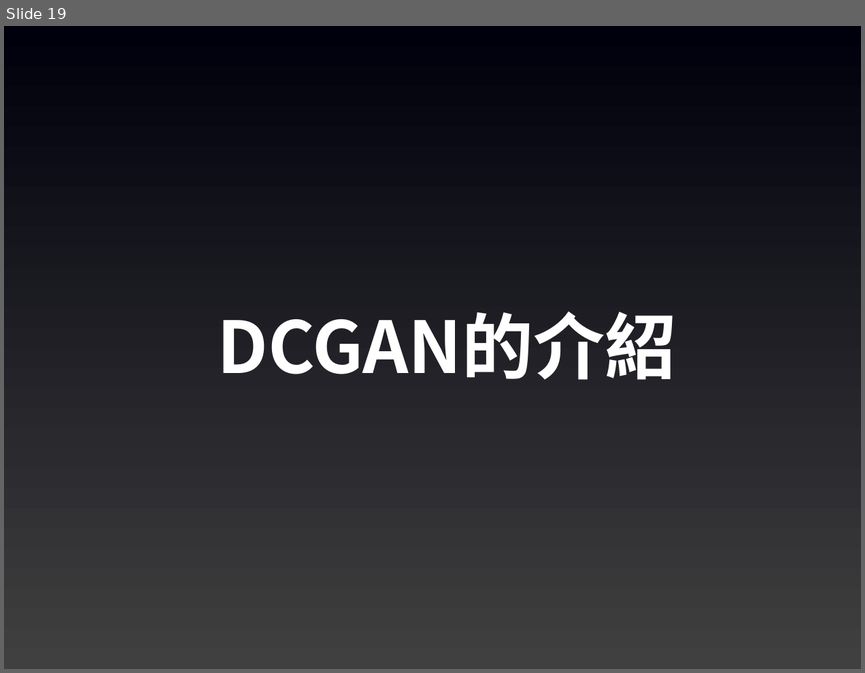
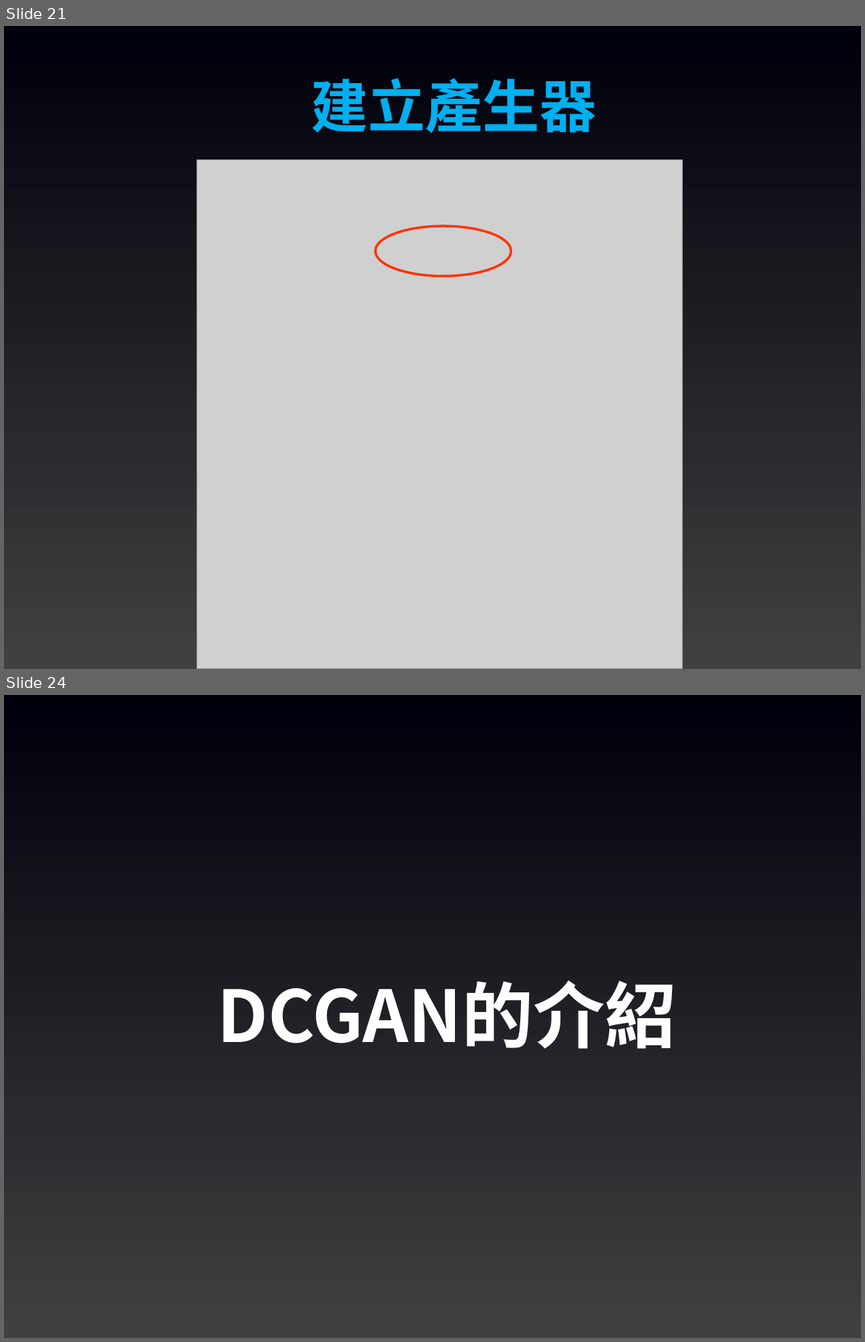
Before and after one commit to joshhu/cht_pytorch_201910, a slide deck: 05 - GAN.pptx. Shown one above the other, each under a label of ours: slide 19 before the commit, slides 21 and 24 after it; the slides between them are not shown. The pictures are 865x673 and 865x1342 pixels, drawn with LibreOffice and Linux fonts; fonts in the diff are those of the drawing; grey boxes stand for pictures. Boxes give left, top, right and bottom in pixels: in the first picture for what was removed or moved away, otherwise in the second. Text is boxed around its words. In the diff, an @@ line names an element or a change of style, - is before the commit and + after.

```diff
--- a/05 - GAN.pptx
+++ b/05 - GAN.pptx
@@ slide 21 added at [4,26,861,669], background gradient #404040 to #00000C @@
@@ text added at [311,78,596,133], 48 pt, text #00B0F0, bold @@
+建立產生器
@@ picture added at [197,160,683,669] @@
@@ ellipse added at [375,226,511,276], outline #FF3300 2 pt @@
@@ what was slide 19 is now slide 24 @@
```
Also in this commit, not shown: 1 slide changed, 4 other slides added, 5 other files.
